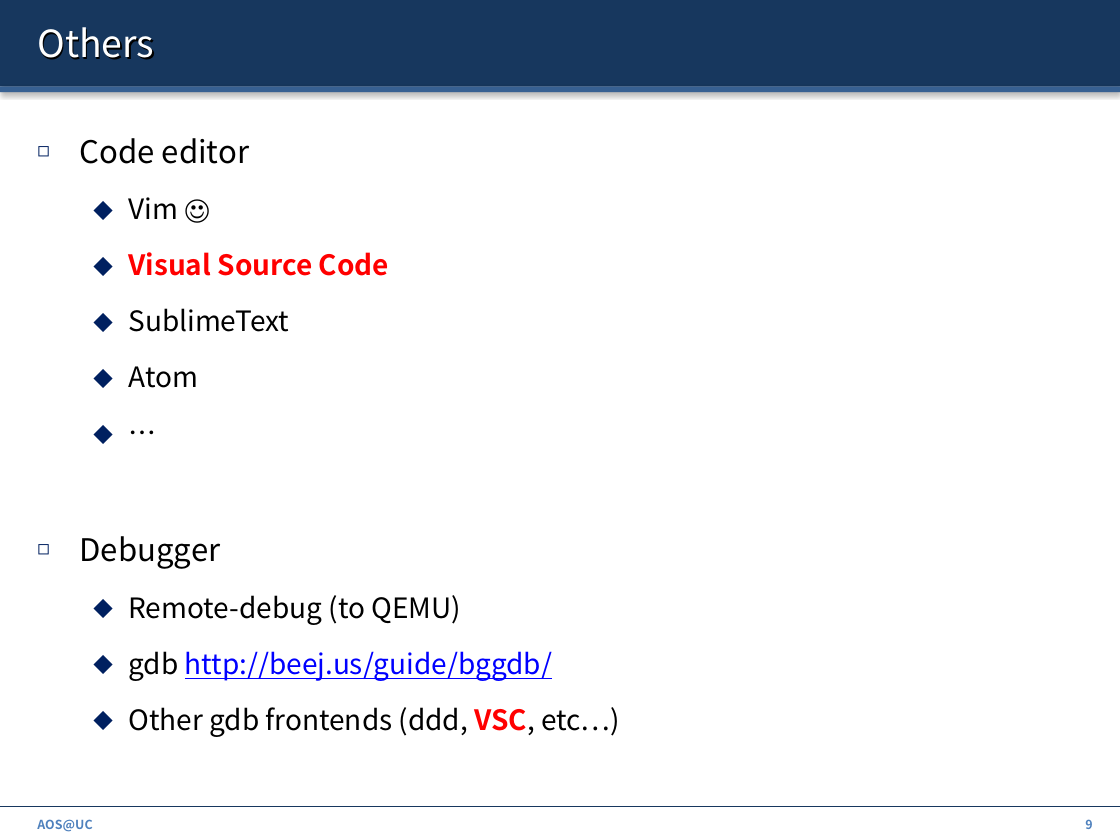
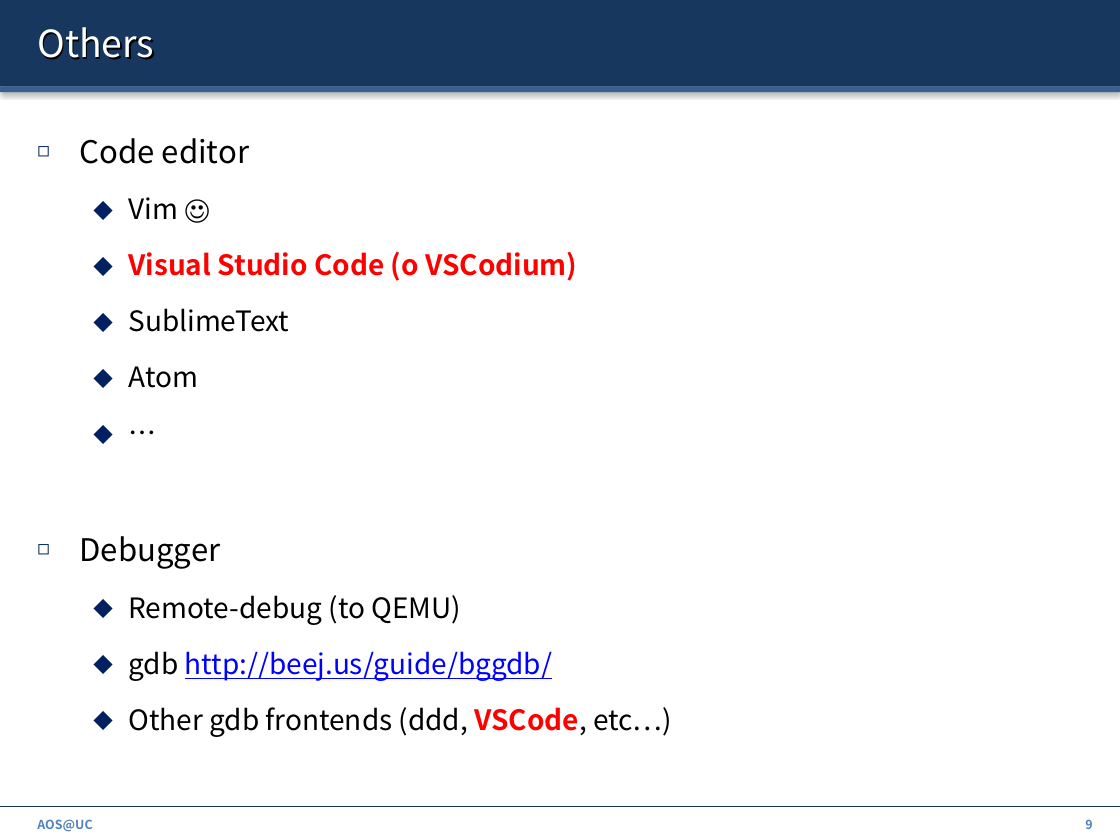
Before and after one commit to ZdravkoDimitrovArnaudov/AOS-XV6-RISCV, a slide deck: slide 9 of Info/00_Intro.pptx. Drawn at 1120x840 pixels with LibreOffice and Linux fonts; fonts in the diff are those of the drawing. Boxes give left, top, right and bottom in pixels: in the first picture for what was removed or moved away, otherwise in the second. Text is boxed around its words. In the diff, an @@ line names an element or a change of style, - is before the commit and + after.

Commit message:
fix

```diff
--- a/Info/00_Intro.pptx
+++ b/Info/00_Intro.pptx
@@ text at box(128, 252, 577, 281): text changed @@
-  ⬥ Visual Source Code
+  ⬥ Visual Studio Code (o VSCodium)
@@ text at box(128, 707, 672, 737): text changed @@
-  ⬥ Other gdb frontends (ddd, VSC, etc…)
+  ⬥ Other gdb frontends (ddd, VSCode, etc…)
```
